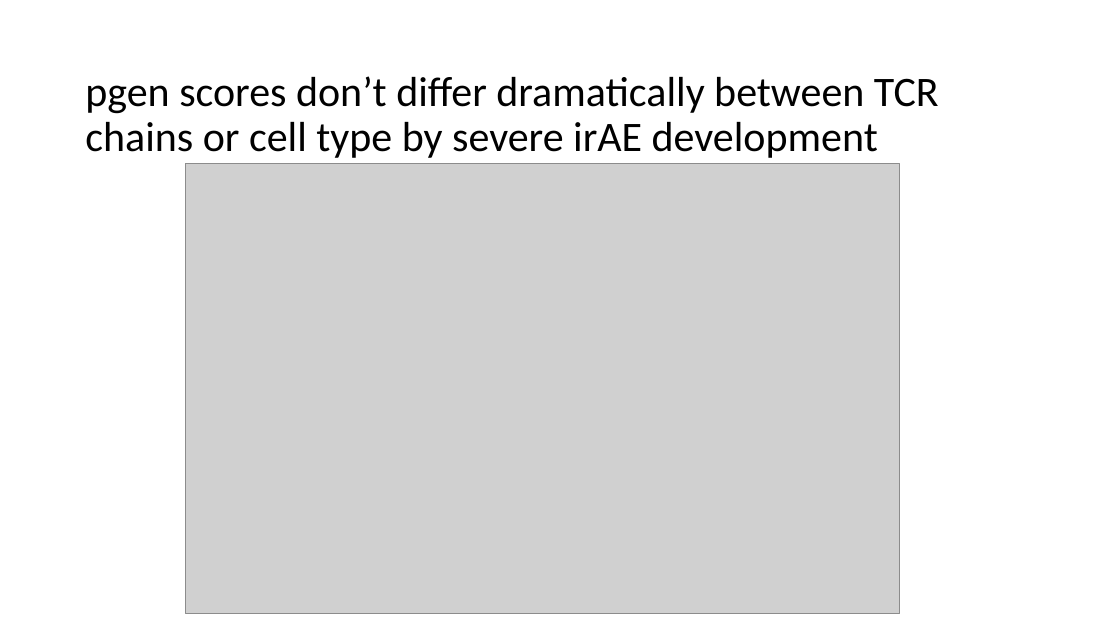
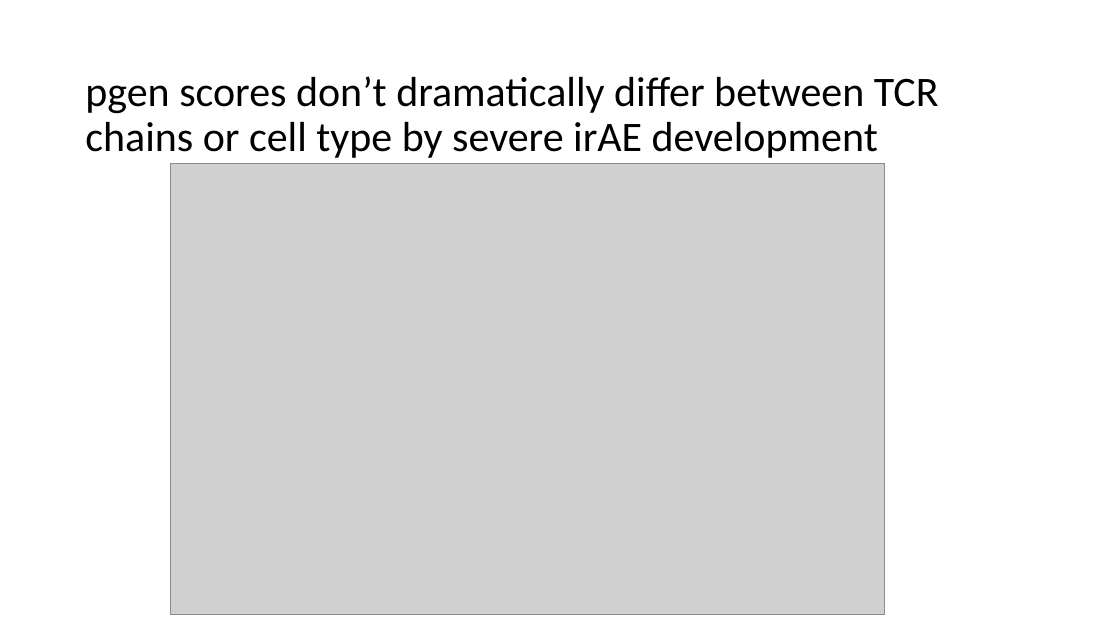
Before and after one commit to tybottorff/bottorffdocs, a slide deck: slide 15 of linsley_postdoc/presentations/weekly_meetings/10_19_23.pptx (slide 17 before the commit). Drawn at 1120x630 pixels with LibreOffice and Linux fonts; fonts in the diff are those of the drawing; grey boxes stand for pictures. Boxes give left, top, right and bottom in pixels: in the first picture for what was removed or moved away, otherwise in the second. Text is boxed around its words. In the diff, an @@ line names an element or a change of style, - is before the commit and + after.

```diff
--- a/linsley_postdoc/presentations/weekly_meetings/10_19_23.pptx
+++ b/linsley_postdoc/presentations/weekly_meetings/10_19_23.pptx
@@ title at box(85, 76, 939, 158): text changed @@
-pgen scores don’t differ dramatically between TCR chains or cell type by severe irAE development
+pgen scores don’t dramatically differ between TCR chains or cell type by severe irAE development
@@ picture: place and size @@
-picture at box(186, 164, 900, 614)
+picture at box(171, 163, 885, 614)
```
Also in this commit, not shown: 5 other slides changed, 4 slides added, 2 slides removed.
